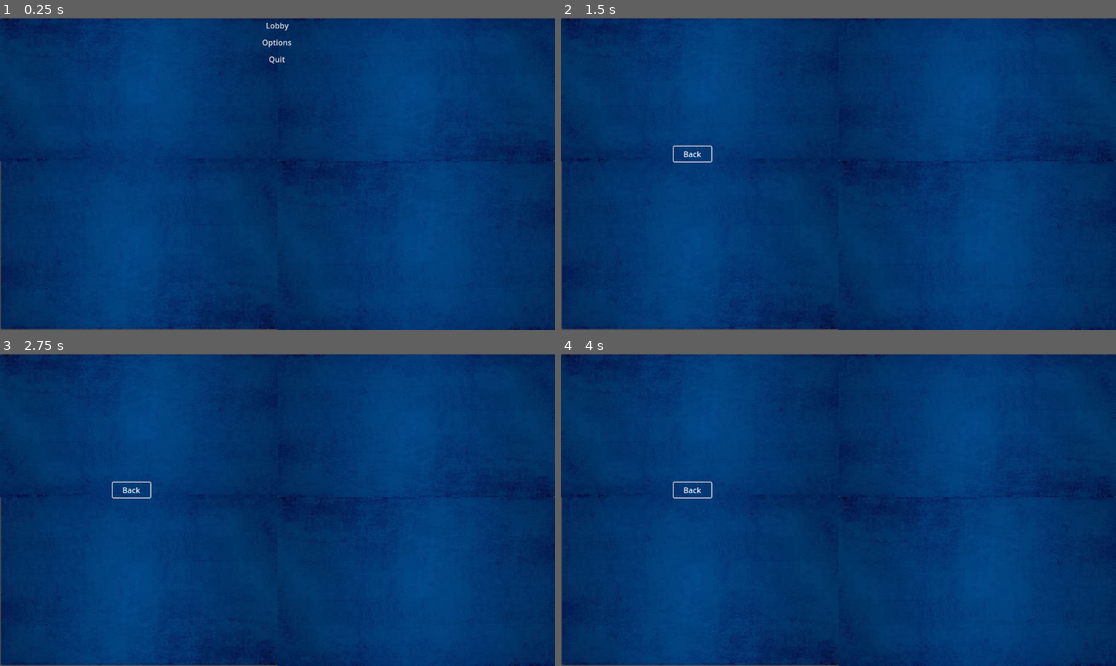
Above: before the commit, frames 1-4 (two rows, left to right).
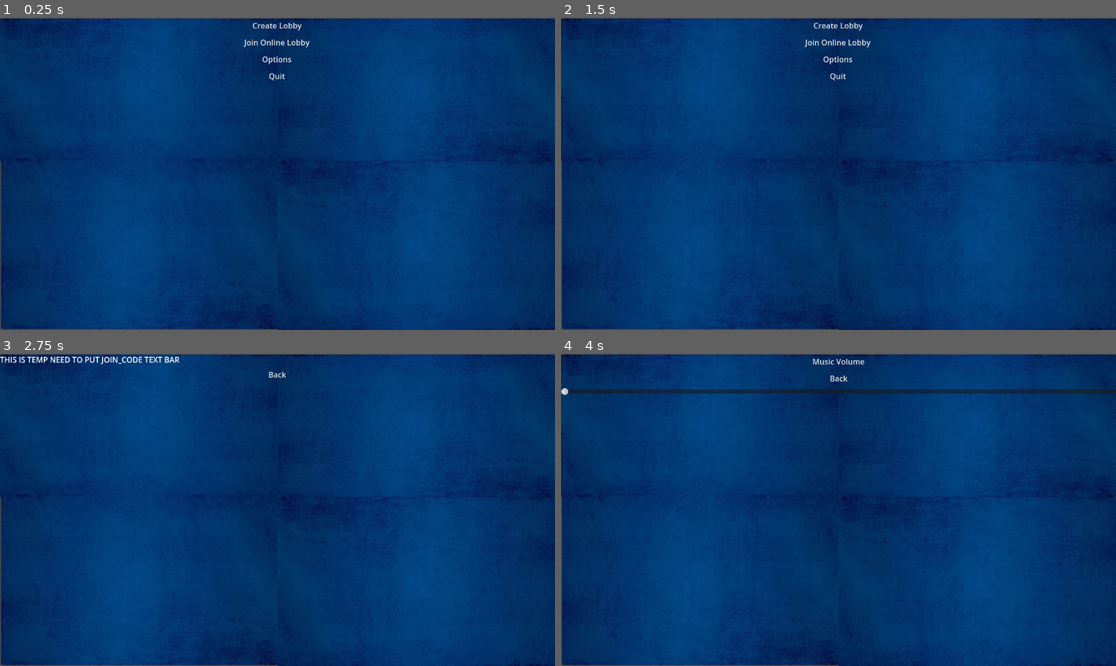
Above: after the commit, the same moments.

Repository: Zblaz/Rounds2
Game: Godot game, scene res://Scenes/main_menu.tscn
Two runs of this game, one before a commit and one after it. Both use one fixed random seed, a clock stepped at 60 frames per second and the inputs below.
Inputs (mouse positions are in pixels of both pictures, inside the frame that each line leads up to):
- Up to frame 1 (0.25 s): no input
- Up to frame 2 (1.5 s): click "Lobby" (after the commit: "Create Lobby") at 0.5 s; click "Back" at 1.25 s
- Up to frame 3 (2.75 s): click (277, 378) at 2 s, where only the run after the commit has a clickable "Join Online Lobby"
- Up to frame 4 (4 s): click "Back" at 2.75 s; click (838, 394) at 3.5 s, where only the run after the commit has a clickable "Options"

The runs differ from the first frame. In frame 1, 0.4% of the frame differs, in the area x 43-56%, y 1-21%; in frame 2, 0.4%; in frame 3, 0.5%; in frame 4, 1.6%, in the area x 0-100%, y 1-47%.

Commit message:
Modified Scenes
Added and changed a few new scenes

Diff:
--- /dev/null
+++ b/Scenes/create_lobby.tscn
@@ -0,0 +1,44 @@
+[gd_scene load_steps=3 format=3 uid="uid://bcfhjl6n2xlgc"]
+
+[ext_resource type="Script" path="res://Scripts/create_lobby.gd" id="1_c2pqy"]
+[ext_resource type="PackedScene" uid="uid://c0mvqe3008l7b" path="res://Scenes/background.tscn" id="2_hmhhi"]
+
+[node name="Control" type="Control"]
+layout_mode = 3
+anchors_preset = 0
+offset_right = 40.0
+offset_bottom = 40.0
+script = ExtResource("1_c2pqy")
+
+[node name="Background" parent="." instance=ExtResource("2_hmhhi")]
+
+[node name="MarginContainer" type="MarginContainer" parent="."]
+layout_mode = 0
+offset_top = 294.0
+offset_right = 1152.0
+offset_bottom = 649.0
+
+[node name="VBoxContainer" type="VBoxContainer" parent="MarginContainer"]
+layout_mode = 2
+
+[node name="Start" type="Button" parent="MarginContainer/VBoxContainer"]
+layout_mode = 2
+tooltip_text = "Start  the Game"
+text = "Start Game"
+flat = true
+
+[node name="Invite Friends" type="Button" parent="MarginContainer/VBoxContainer"]
+layout_mode = 2
+tooltip_text = "Invite Friends"
+text = "Invite Friends"
+flat = true
+
+[node name="Back" type="Button" parent="MarginContainer/VBoxContainer"]
+layout_mode = 2
+tooltip_text = "Return to Main Menu"
+text = "Back"
+flat = true
+
+[connection signal="pressed" from="MarginContainer/VBoxContainer/Start" to="." method="_on_start_pressed"]
+[connection signal="pressed" from="MarginContainer/VBoxContainer/Invite Friends" to="." method="_on_invite_friends_pressed"]
+[connection signal="pressed" from="MarginContainer/VBoxContainer/Back" to="." method="_on_button_pressed"]
--- /dev/null
+++ b/Scenes/join_lobby.tscn
@@ -0,0 +1,35 @@
+[gd_scene load_steps=3 format=3 uid="uid://bwjjv5oy6nula"]
+
+[ext_resource type="Script" path="res://Scripts/join_lobby.gd" id="1_bkqah"]
+[ext_resource type="PackedScene" uid="uid://c0mvqe3008l7b" path="res://Scenes/background.tscn" id="2_a63jw"]
+
+[node name="Control" type="Control"]
+layout_mode = 3
+anchors_preset = 15
+anchor_right = 1.0
+anchor_bottom = 1.0
+grow_horizontal = 2
+grow_vertical = 2
+script = ExtResource("1_bkqah")
+
+[node name="Background" parent="." instance=ExtResource("2_a63jw")]
+
+[node name="MarginContainer" type="MarginContainer" parent="."]
+layout_mode = 0
+offset_right = 1151.0
+offset_bottom = 650.0
+
+[node name="VBoxContainer" type="VBoxContainer" parent="MarginContainer"]
+layout_mode = 2
+
+[node name="Label" type="Label" parent="MarginContainer/VBoxContainer"]
+layout_mode = 2
+text = "THIS IS TEMP NEED TO PUT JOIN_CODE TEXT BAR"
+
+[node name="Back" type="Button" parent="MarginContainer/VBoxContainer"]
+layout_mode = 2
+tooltip_text = "Return to Main Menu"
+text = "Back"
+flat = true
+
+[connection signal="pressed" from="MarginContainer/VBoxContainer/Back" to="." method="_on_back_pressed"]
--- a/Scenes/lobby_temp.tscn
+++ /dev/null
@@ -1,20 +0,0 @@
-[gd_scene load_steps=3 format=3 uid="uid://bcfhjl6n2xlgc"]
-
-[ext_resource type="Script" path="res://Scripts/lobby_temp.gd" id="1_jf28f"]
-[ext_resource type="PackedScene" uid="uid://c0mvqe3008l7b" path="res://Scenes/background.tscn" id="2_r441k"]
-
-[node name="Lobby_Temp" type="Node2D"]
-script = ExtResource("1_jf28f")
-
-[node name="Button" type="Button" parent="."]
-offset_left = 234.0
-offset_top = 267.0
-offset_right = 312.0
-offset_bottom = 297.0
-tooltip_text = "Return to Main Menu"
-text = "Back"
-flat = true
-
-[node name="Background" parent="." instance=ExtResource("2_r441k")]
-
-[connection signal="pressed" from="Button" to="." method="_on_button_pressed"]
--- a/Scenes/main_menu.tscn
+++ b/Scenes/main_menu.tscn
@@ -31,10 +31,16 @@
 [node name="VBoxContainer" type="VBoxContainer" parent="MarginContainer"]
 layout_mode = 2
 
-[node name="Play" type="Button" parent="MarginContainer/VBoxContainer"]
+[node name="Create_Lobby" type="Button" parent="MarginContainer/VBoxContainer"]
 layout_mode = 2
-tooltip_text = "Online Lobby"
-text = "Lobby"
+tooltip_text = "Create an Online Lobby"
+text = "Create Lobby"
+flat = true
+
+[node name="Join_Online_Lobby" type="Button" parent="MarginContainer/VBoxContainer"]
+layout_mode = 2
+tooltip_text = "Join an Online Lobby"
+text = "Join Online Lobby"
 flat = true
 
 [node name="Options" type="Button" parent="MarginContainer/VBoxContainer"]
@@ -50,6 +56,7 @@
 text = "Quit"
 flat = true
 
-[connection signal="pressed" from="MarginContainer/VBoxContainer/Play" to="." method="_on_play_pressed"]
+[connection signal="pressed" from="MarginContainer/VBoxContainer/Create_Lobby" to="." method="_on_play_pressed"]
+[connection signal="pressed" from="MarginContainer/VBoxContainer/Join_Online_Lobby" to="." method="_on_join_online_lobby_pressed"]
 [connection signal="pressed" from="MarginContainer/VBoxContainer/Options" to="." method="_on_options_pressed"]
 [connection signal="pressed" from="MarginContainer/VBoxContainer/Exit" to="." method="_on_exit_pressed"]
--- a/Scenes/menu_music.tscn
+++ b/Scenes/menu_music.tscn
@@ -1,7 +1,7 @@
 [gd_scene load_steps=3 format=3 uid="uid://bkj3olg7fk1ap"]
 
 [ext_resource type="AudioStream" uid="uid://dkidnv42t1f0p" path="res://Audio/Global/RoundsMenu.wav" id="1_4csqj"]
-[ext_resource type="Script" path="res://Scenes/menu_music.gd" id="1_b5w6p"]
+[ext_resource type="Script" path="res://Scripts/menu_music.gd" id="1_b5w6p"]
 
 [node name="Menu_Music" type="AudioStreamPlayer"]
 stream = ExtResource("1_4csqj")
--- a/Scenes/options_menu.tscn
+++ b/Scenes/options_menu.tscn
@@ -11,6 +11,8 @@
 grow_horizontal = 2
 grow_vertical = 2
 script = ExtResource("1_u1gic")
+
+[node name="Background" parent="." instance=ExtResource("2_jwfro")]
 
 [node name="MarginContainer" type="MarginContainer" parent="."]
 layout_mode = 0
@@ -38,6 +40,4 @@
 text = "Back"
 flat = true
 
-[node name="Background" parent="." instance=ExtResource("2_jwfro")]
-
 [connection signal="pressed" from="MarginContainer/VBoxContainer/Back" to="." method="_on_back_pressed"]
--- /dev/null
+++ b/Scripts/create_lobby.gd
@@ -0,0 +1,13 @@
+extends Control
+
+
+
+#func _on_start_pressed() -> void:
+	#pass # Replace with function body.  #This Currently Hasnt Been Added
+
+
+#func _on_invite_friends_pressed() -> void:   #This Currently Hasnt Been Added
+
+
+func _on_button_pressed() -> void:
+	get_tree().change_scene_to_file("res://Scenes/main_menu.tscn")
--- /dev/null
+++ b/Scripts/join_lobby.gd
@@ -0,0 +1,4 @@
+extends Control
+
+func _on_back_pressed() -> void:
+	get_tree().change_scene_to_file("res://Scenes/main_menu.tscn")
--- a/Scripts/main_menu.gd
+++ b/Scripts/main_menu.gd
@@ -2,8 +2,10 @@
 
 
 func _on_play_pressed() -> void:
-		get_tree().change_scene_to_file("res://Scenes/lobby_temp.tscn")
+		get_tree().change_scene_to_file("res://Scenes/create_lobby.tscn")
 
+func _on_join_online_lobby_pressed() -> void:
+	get_tree().change_scene_to_file("res://Scenes/join_lobby.tscn")
 
 func _on_options_pressed() -> void:
 		get_tree().change_scene_to_file("res://Scenes/options_menu.tscn")
Renamed: Scenes/menu_music.gd -> Scripts/menu_music.gd
